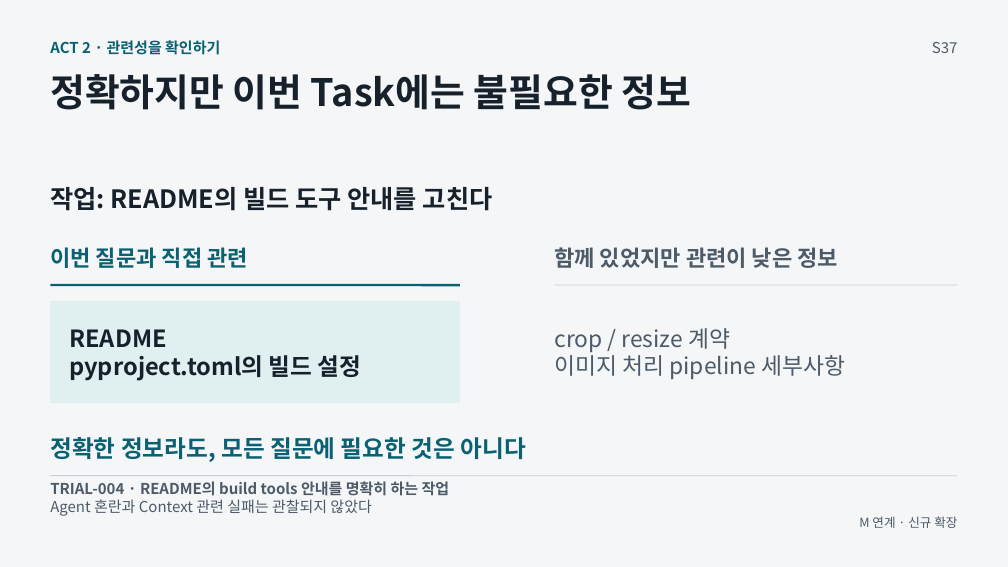
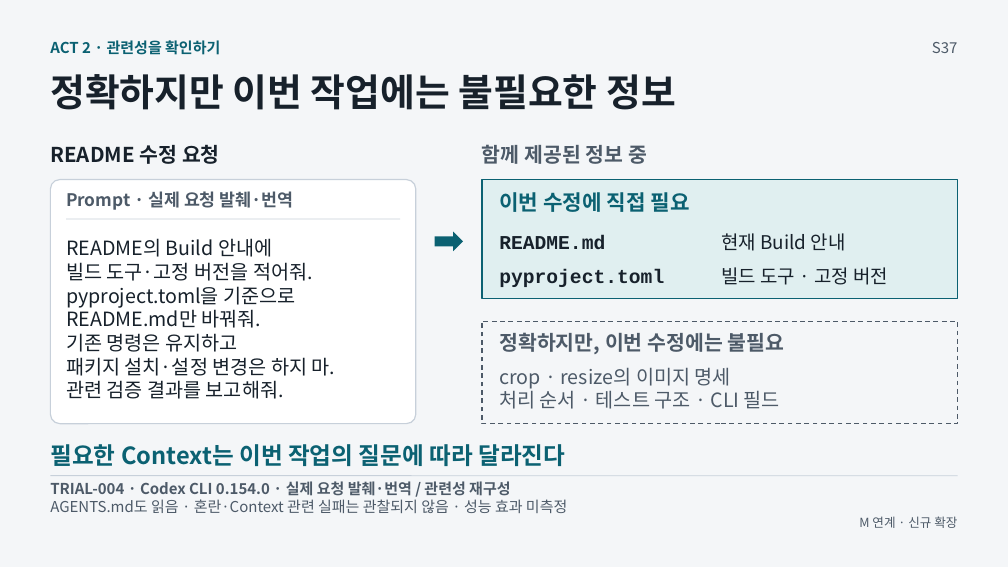
Before and after one commit to GideokKim/ai-dev-training, a slide deck: slide 6 of production/ACT_2.pptx. Drawn at 1008x567 pixels with LibreOffice and Linux fonts; fonts in the diff are those of the drawing. Boxes give left, top, right and bottom in pixels: in the first picture for what was removed or moved away, otherwise in the second. Text is boxed around its words. In the diff, an @@ line names an element or a change of style, - is before the commit and + after.

```diff
--- a/production/ACT_2.pptx
+++ b/production/ACT_2.pptx
@@ text at <box>50,74,676,110</box>: text changed @@
-정확하지만 이번 Task에는 불필요한 정보
+정확하지만 이번 작업에는 불필요한 정보
@@ text added at <box>50,144,220,164</box>, 19.5 pt, text #17212B, bold @@
+README 수정 요청
@@ text added at <box>482,144,647,164</box>, 19.5 pt, text #4D5A68, bold @@
+함께 제공된 정보 중
@@ text removed at <box>50,187,493,211</box> @@
-작업: README의 빌드 도구 안내를 고친다
@@ rounded rectangle added at <box>51,180,416,424</box>, fill #FFFFFF, outline #C7D0DA 1.13 pt @@
@@ text added at <box>66,191,294,210</box>, 16.5 pt, text #4D5A68, bold @@
+Prompt · 실제 요청 발췌·번역
@@ rectangle added at <box>482,180,958,299</box>, fill #E0EFF0, outline #0B6172 1.5 pt @@
@@ text added at <box>499,192,690,212</box>, 20.2 pt, text #0B6172, bold @@
+이번 수정에 직접 필요
@@ text added at <box>66,238,336,399</box>, 18.8 pt, text #17212B @@
+README의 Build 안내에
+빌드 도구·고정 버전을 적어줘.
+pyproject.toml을 기준으로
+README.md만 바꿔줘.
+기존 명령은 유지하고
+패키지 설치·설정 변경은 하지 마.
+관련 검증 결과를 보고해줘.
@@ line moved from (554, 285) - (958, 285) to (67, 219) - (400, 219) @@
@@ right arrow added at <box>435,231,464,251</box>, fill #0B6172 @@
@@ text added at <box>499,235,605,249</box>, 18.8 pt, text #17212B, bold @@
+README.md
@@ text added at <box>721,233,846,251</box>, 18 pt, text #17212B @@
+현재 Build 안내
@@ text removed at <box>50,247,248,268</box> @@
-이번 질문과 직접 관련
@@ text added at <box>499,269,664,287</box>, 18.8 pt, text #17212B, bold @@
+pyproject.toml
@@ text removed at <box>554,247,839,268</box> @@
-함께 있었지만 관련이 낮은 정보
@@ text added at <box>721,267,888,285</box>, 18 pt, text #17212B @@
+빌드 도구 · 고정 버전
@@ line removed from (51, 285) to (460, 285) @@
@@ rectangle removed at <box>51,301,461,403</box> @@
@@ text removed at <box>69,329,362,381</box> @@
-README
-pyproject.toml의 빌드 설정
@@ rectangle added at <box>482,321,958,423</box>, fill #F4F6F8, outline #4D5A68 1.13 pt dashed @@
@@ text added at <box>499,332,785,354</box>, 19.5 pt, text #4D5A68, bold @@
+정확하지만, 이번 수정에는 불필요
@@ text at <box>499,367,780,409</box>: text changed; size 21.8 to 18.8 pt @@
-crop / resize 계약
-이미지 처리 pipeline 세부사항
+crop · resize의 이미지 명세
+처리 순서 · 테스트 구조 · CLI 필드
@@ text at <box>50,444,565,466</box>: text changed @@
-정확한 정보라도, 모든 질문에 필요한 것은 아니다
+필요한 Context는 이번 작업의 질문에 따라 달라진다
@@ text at <box>50,499,567,513</box>: text changed @@
-Agent 혼란과 Context 관련 실패는 관찰되지 않았다
+AGENTS.md도 읽음 · 혼란·Context 관련 실패는 관찰되지 않음 · 성능 효과 미측정
@@ text at <box>50,481,510,496</box>: text changed @@
-TRIAL-004 · README의 build tools 안내를 명확히 하는 작업
+TRIAL-004 · Codex CLI 0.154.0 · 실제 요청 발췌·번역 / 관련성 재구성
```
Also in this commit, not shown: 18 other files.
